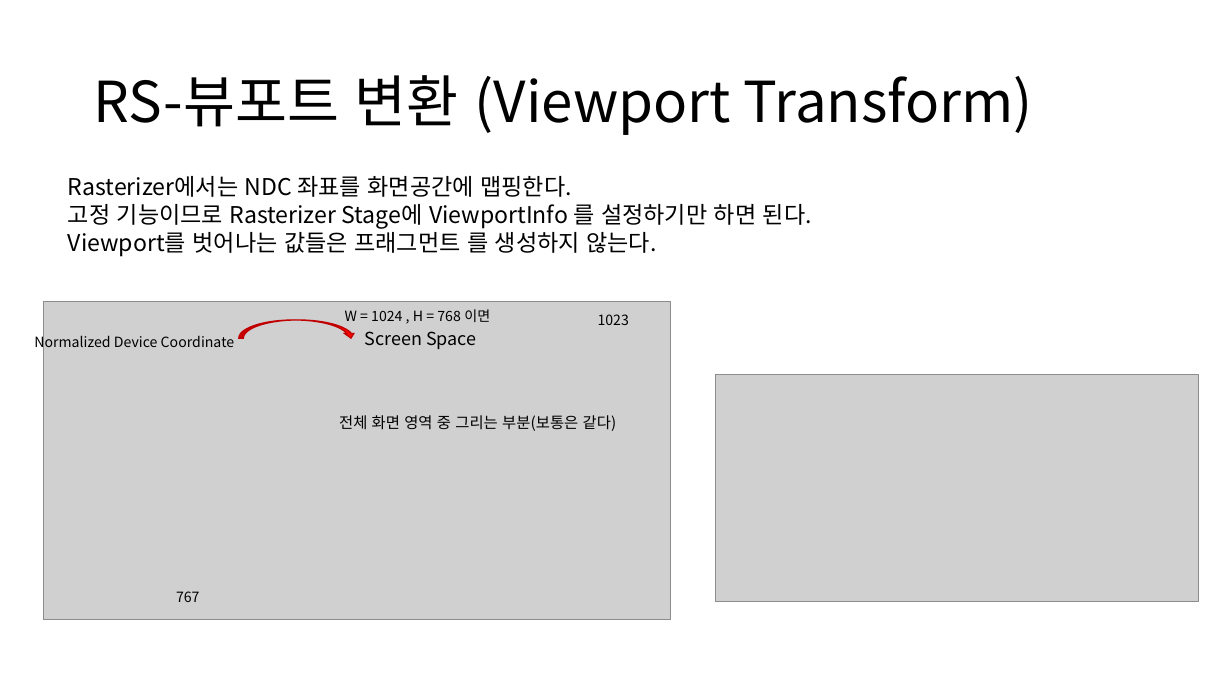
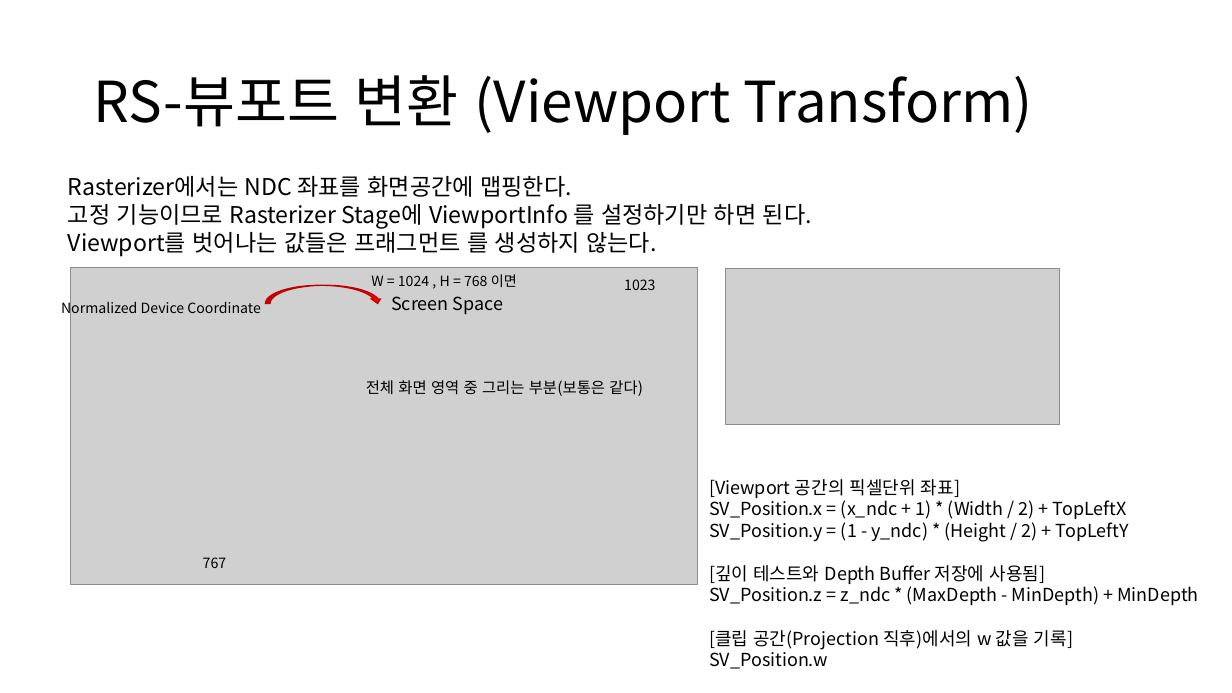
Before and after one commit to ldw9981/D3D11_Tutorial, a slide deck: slide 14 of Documents/03-Transform.pptx (slide 11 before the commit). Drawn at 1232x693 pixels with LibreOffice and Linux fonts; fonts in the diff are those of the drawing; grey boxes stand for pictures. Boxes give left, top, right and bottom in pixels: in the first picture for what was removed or moved away, otherwise in the second. Text is boxed around its words. In the diff, an @@ line names an element or a change of style, - is before the commit and + after.

```diff
--- a/Documents/03-Transform.pptx
+++ b/Documents/03-Transform.pptx
@@ picture: place and size @@
-picture at bbox=[715, 374, 1199, 602]
+picture at bbox=[726, 268, 1059, 425]
@@ 6 texts, 1 picture, 1 curved down arrow: place and size @@
-6 texts, 1 picture, 1 curved down arrow at bbox=[34, 302, 671, 620]
+6 texts, 1 picture, 1 curved down arrow at bbox=[61, 267, 698, 585]
@@ text added at bbox=[709, 479, 1198, 669], 14 pt, text #000000 @@
+[Viewport 공간의 픽셀단위 좌표]
+SV_Position.x = (x_ndc + 1) * (Width / 2) + TopLeftX
+SV_Position.y = (1 - y_ndc) * (Height / 2) + TopLeftY
+[깊이 테스트와 Depth Buffer 저장에 사용됨]
+SV_Position.z = z_ndc * (MaxDepth - MinDepth) + MinDepth
+[클립 공간(Projection 직후)에서의 w 값을 기록]
+SV_Position.w
```
Also in this commit, not shown: 3 other slides changed, 3 slides added, 1 other file.
